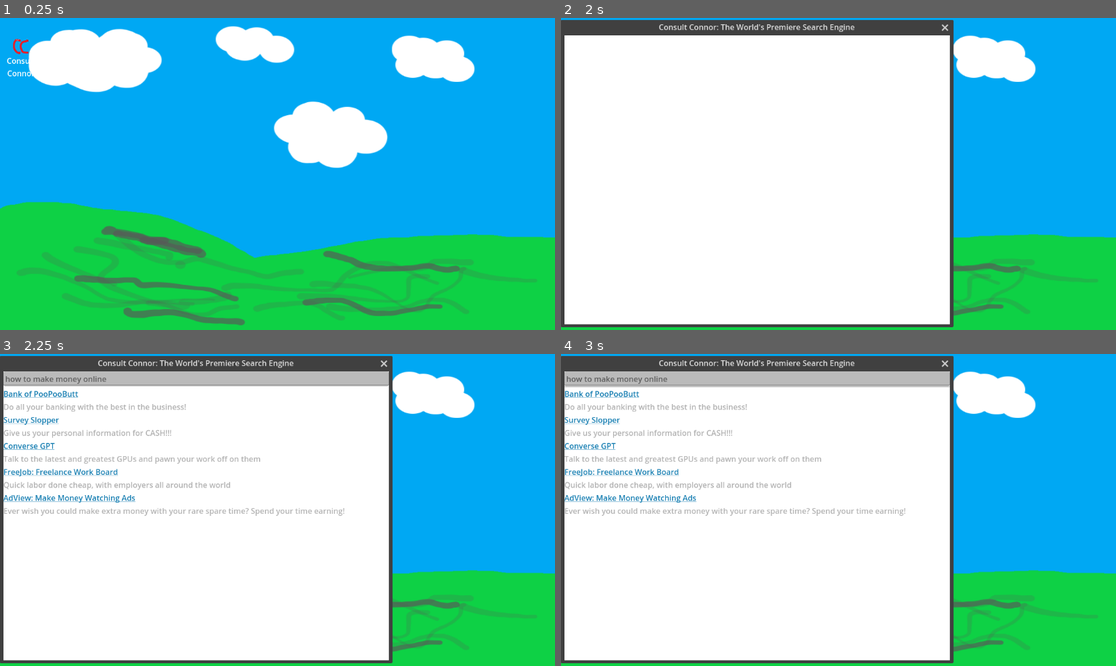
Above: before the commit, frames 1-4 (two rows, left to right).
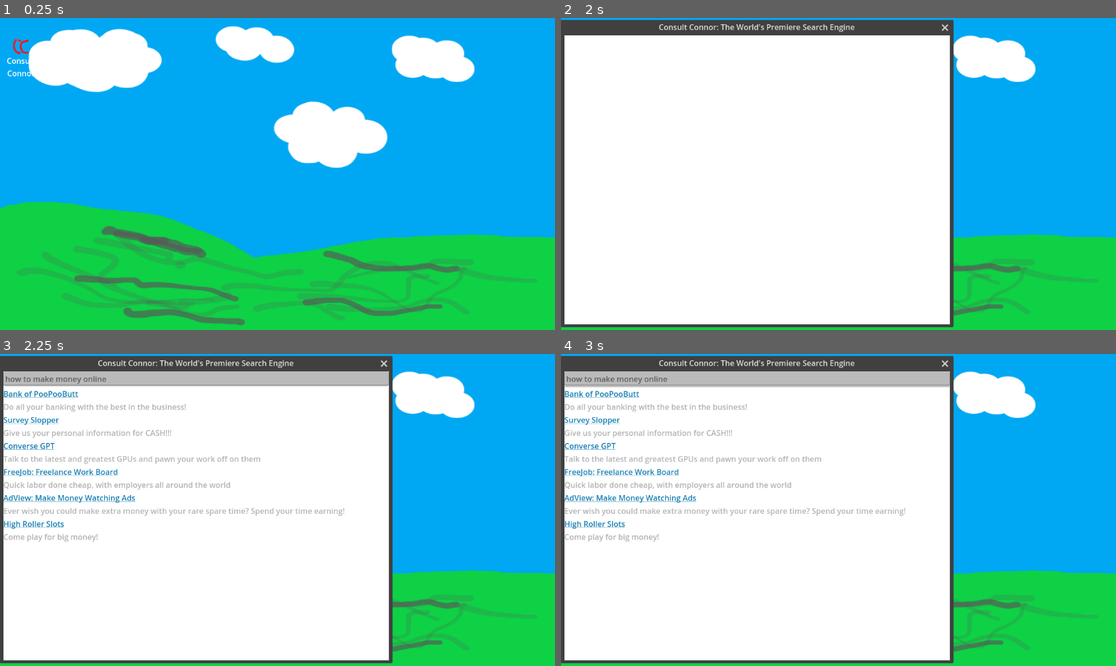
Above: after the commit, the same moments.

Repository: zsmitty2020/SSUFamJam25
Game: Godot game, scene res://Desktop/desktop.tscn
The game is run twice, just before and just after one commit, with the same random seed, the same clock (stepped at 60 frames per second) and the same inputs. The engine's default icon, where the game draws it, is replaced by a stand-in: a white triangle on a blue panel in a dark square.
Inputs:
- Up to frame 1 (0.25 s): no input
- Up to frame 2 (2 s): click "Consult Connor" at 0.5 s; click "Search" at 1.25 s
- Up to frame 3 (2.25 s): click "Consult Connor" at 2 s
- Up to frame 4 (3 s): click "Consult Connor" at 2.75 s

Frames 1-2 are identical in both runs. In frame 3, 0.3% of the frame differs, in the area x 0-18%, y 53-61%; in frame 4, 0.3%.

Commit message:
Gambling added to search window

Diff:
--- a/ssu-fam-jam-game-godot-project/Windows/Search/search_window.gd
+++ b/ssu-fam-jam-game-godot-project/Windows/Search/search_window.gd
@@ -46,3 +46,10 @@
 		var temp = preload("res://Windows/AdView/adview_window.tscn").instantiate()
 		get_tree().get_root().add_child(temp)
 		GlobalData.open_tabs.append("adview")
+
+
+func _on_slotsgambling_meta_clicked(meta):
+	if GlobalData.open_tabs.find("slotsgambling")==-1:
+		var temp = preload("res://Windows/SlotsGambling/slotsgambling.tscn").instantiate()
+		get_tree().get_root().add_child(temp)
+		GlobalData.open_tabs.append("slotsgambling")
--- a/ssu-fam-jam-game-godot-project/Windows/Search/search_window.tscn
+++ b/ssu-fam-jam-game-godot-project/Windows/Search/search_window.tscn
@@ -165,6 +165,23 @@
 text = "Ever wish you could make extra money with your rare spare time? Spend your time earning!"
 fit_content = true
 
+[node name="SlotsGambling" type="VBoxContainer" parent="SearchWindow/SearchResults/VBoxContainer"]
+layout_mode = 2
+
+[node name="Url" type="RichTextLabel" parent="SearchWindow/SearchResults/VBoxContainer/SlotsGambling"]
+layout_mode = 2
+theme_override_colors/default_color = Color(0.08235294, 0.49411765, 0.69803923, 1)
+bbcode_enabled = true
+text = "[url]High Roller Slots[/url]"
+fit_content = true
+
+[node name="Descripion" type="RichTextLabel" parent="SearchWindow/SearchResults/VBoxContainer/SlotsGambling"]
+layout_mode = 2
+theme_override_colors/default_color = Color(0.69411767, 0.69411767, 0.69411767, 1)
+bbcode_enabled = true
+text = "Come play for big money!"
+fit_content = true
+
 [connection signal="close_requested" from="." to="SearchWindow" method="_on_search_window_close_requested"]
 [connection signal="pressed" from="SearchWindow/MainSearchScreen/VBoxContainer/HBoxContainer/Button" to="SearchWindow" method="_on_button_pressed"]
 [connection signal="meta_clicked" from="SearchWindow/SearchResults/VBoxContainer/Bank/Url" to="SearchWindow" method="_on_url_meta_clicked"]
@@ -172,3 +189,4 @@
 [connection signal="meta_clicked" from="SearchWindow/SearchResults/VBoxContainer/Converse/Url" to="SearchWindow" method="_on_converse_meta_clicked"]
 [connection signal="meta_clicked" from="SearchWindow/SearchResults/VBoxContainer/FreeJob/Url" to="SearchWindow" method="_on_freejob_meta_clicked"]
 [connection signal="meta_clicked" from="SearchWindow/SearchResults/VBoxContainer/AdView/Url" to="SearchWindow" method="_on_adview_meta_clicked"]
+[connection signal="meta_clicked" from="SearchWindow/SearchResults/VBoxContainer/SlotsGambling/Url" to="SearchWindow" method="_on_slotsgambling_meta_clicked"]
--- a/ssu-fam-jam-game-godot-project/Windows/SlotsGambling/slotsgambling.tscn
+++ b/ssu-fam-jam-game-godot-project/Windows/SlotsGambling/slotsgambling.tscn
@@ -17,6 +17,7 @@
 
 [node name="Slotsgambling" type="Window"]
 oversampling_override = 1.0
+title = "High Roller Slots!"
 position = Vector2i(0, 36)
 size = Vector2i(800, 600)
 script = ExtResource("1_encln")
